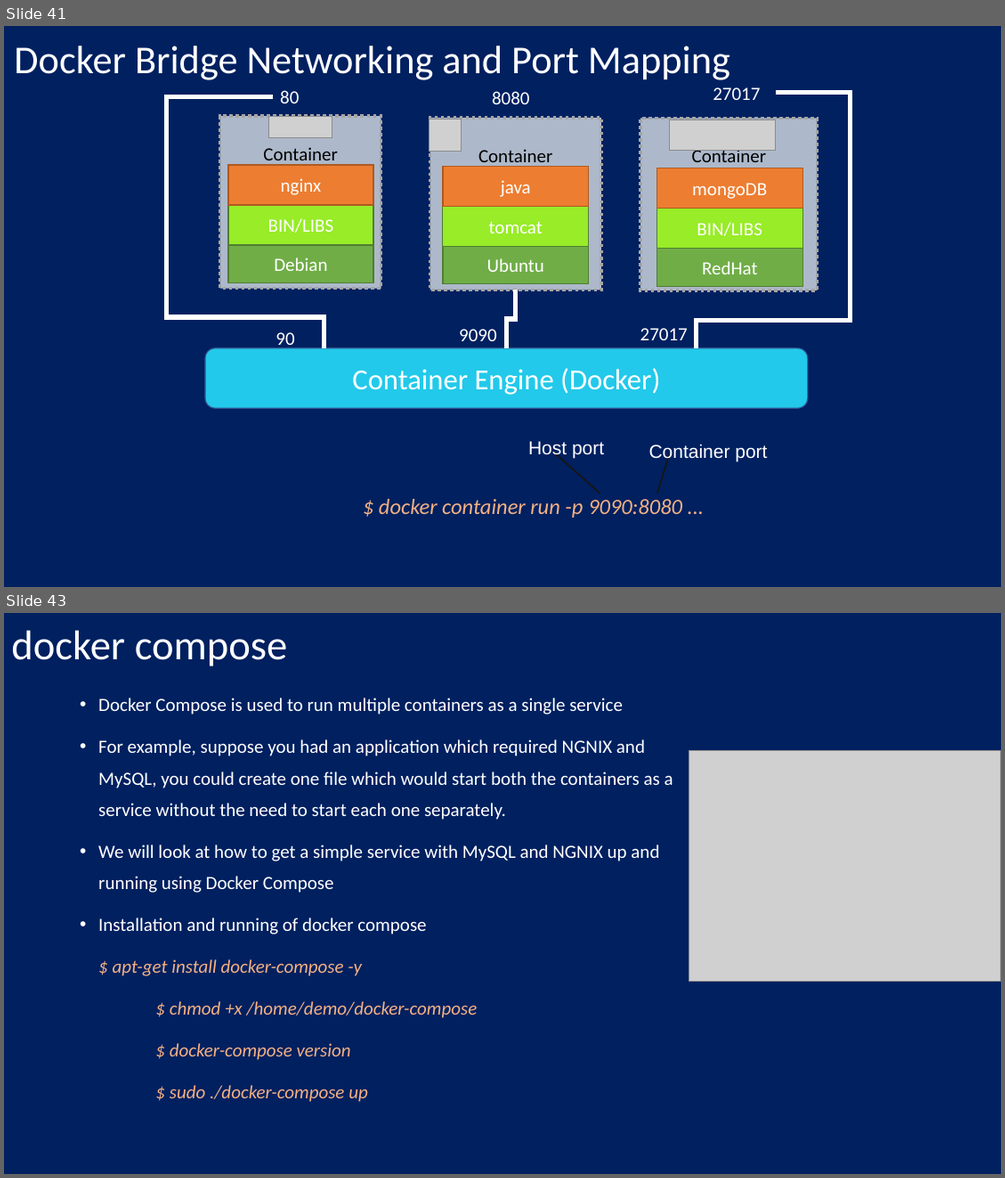
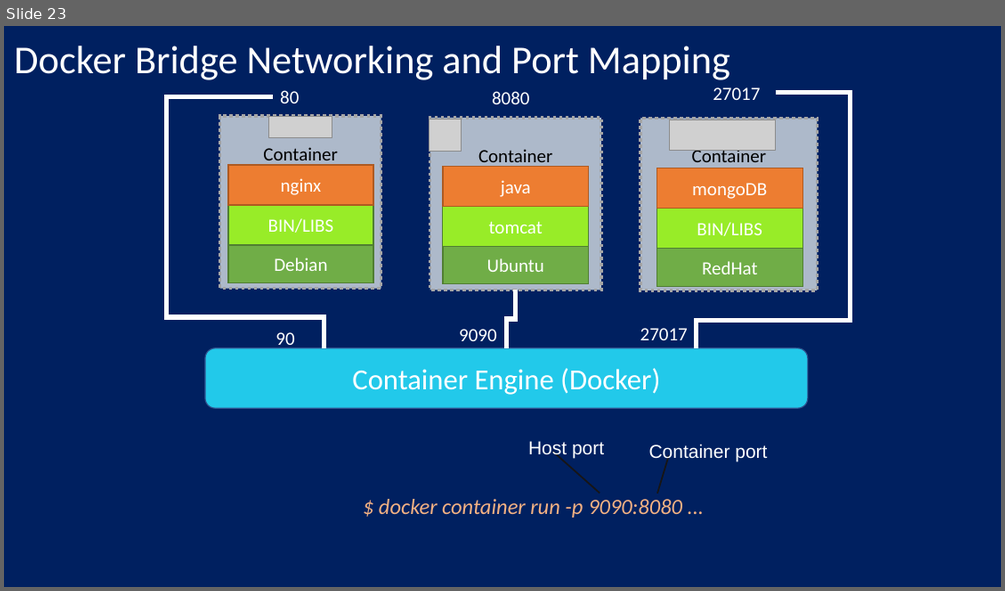
Before and after one commit to nitinmanojkumar/2024-08Oct-01Oct-THI-K8s, a slide deck: Docker-Master-Presentation.ppt. Shown one above the other, each under a label of ours: slides 41 and 43 before the commit, slide 23 after it; the slides between them are not shown. The pictures are 1005x1178 and 1005x591 pixels, drawn with LibreOffice and Linux fonts; fonts in the diff are those of the drawing; grey boxes stand for pictures. Boxes give left, top, right and bottom in pixels: in the first picture for what was removed or moved away, otherwise in the second. Text is boxed around its words. In the diff, an @@ line names an element or a change of style, - is before the commit and + after.

```diff
--- a/Docker-Master-Presentation.ppt
+++ b/Docker-Master-Presentation.ppt
@@ slide 43 removed at [4,613,1001,1174], background #002060 @@
@@ title removed at [11,630,288,666] @@
-docker compose
@@ text removed at [98,698,673,1102] @@
-• Docker Compose is used to run multiple containers as a single service
-• For example, suppose you had an application which required NGNIX and MySQL, you could create one file which would start both the containers as a service without the need to start each one separately.
-• We will look at how to get a simple service with MySQL and NGNIX up and running using Docker Compose
-• Installation and running of docker compose
-$ apt-get install docker-compose -y
-$ chmod +x /home/demo/docker-compose
-$ docker-compose version
-$ sudo ./docker-compose up
@@ picture removed at [688,750,1000,980] @@
@@ what was slide 41 is now slide 23 @@
```
Also in this commit, not shown: 21 other slides removed.
